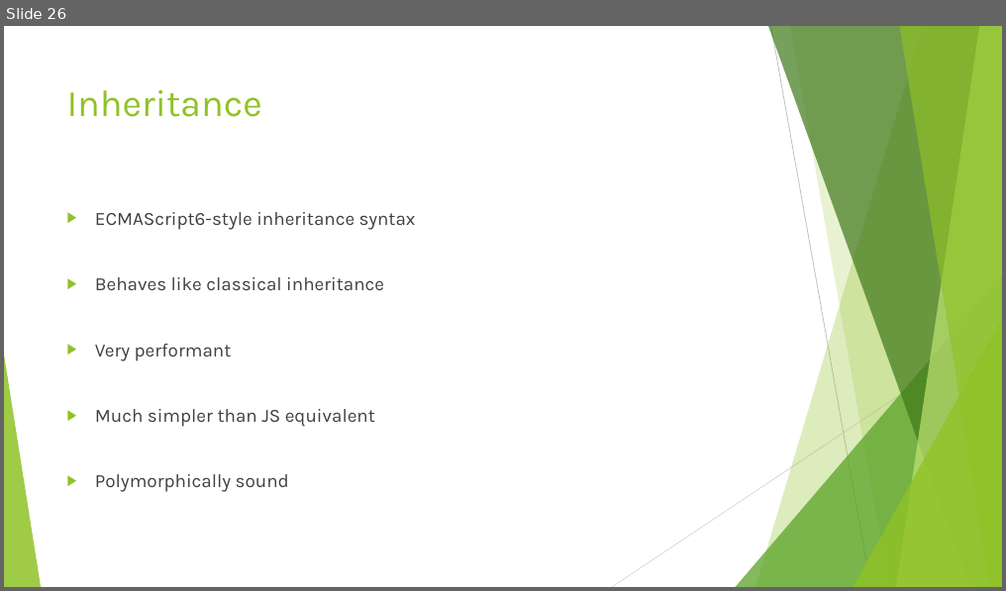
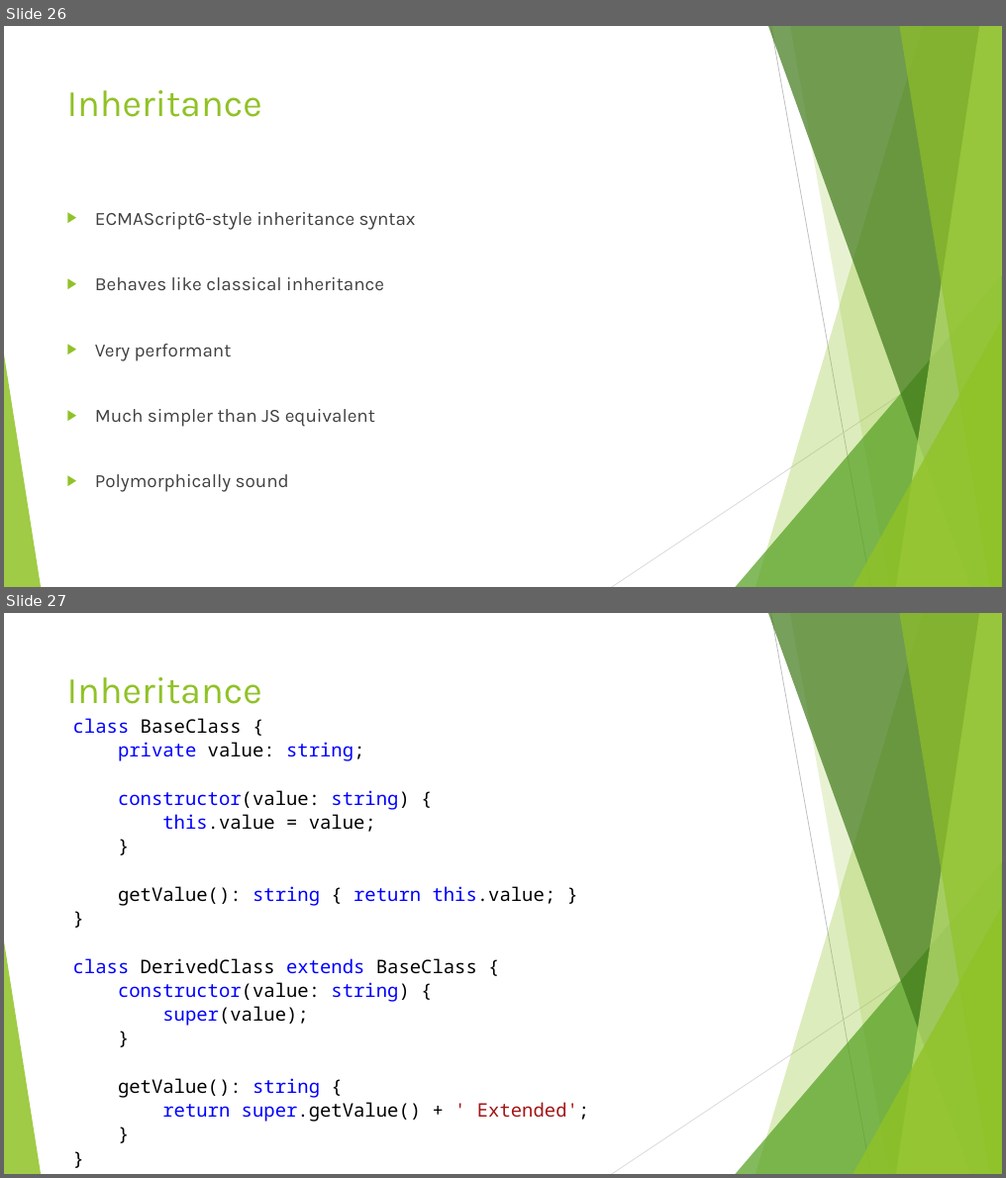
Before and after one commit to dflor003/typescript-fundamentals, a slide deck: Presentation/TypeScriptFundamentals.pptx. Shown one above the other, each under a label of ours: slide 26 before the commit, slides 26 and 27 after it. The pictures are 1006x591 and 1006x1178 pixels, drawn with LibreOffice and Linux fonts; fonts in the diff are those of the drawing. Boxes give left, top, right and bottom in pixels: in the first picture for what was removed or moved away, otherwise in the second. Text is boxed around its words. In the diff, an @@ line names an element or a change of style, - is before the commit and + after.

Commit message:
DanilF: Added inheritance section.

```diff
--- a/Presentation/TypeScriptFundamentals.pptx
+++ b/Presentation/TypeScriptFundamentals.pptx
@@ slide 27 added at (4, 613, 1002, 1174), background #FFFFFF; not listed: 10 template elements that a slide beside it also shows @@
@@ title added at (67, 677, 262, 704), 36 pt, text #90C226 @@
+Inheritance
@@ text added at (73, 718, 589, 1122), 18 pt, text #000000 @@
+class BaseClass {
+private value: string;
+constructor(value: string) {
+this.value = value;
+}
+getValue(): string { return this.value; }
+}
+class DerivedClass extends BaseClass {
+constructor(value: string) {
+super(value);
+}
+getValue(): string {
+return super.getValue() + ' Extended';
+}
+}
```
Also in this commit, not shown: 4 other slides added, 1 slide removed, 4 other files.
